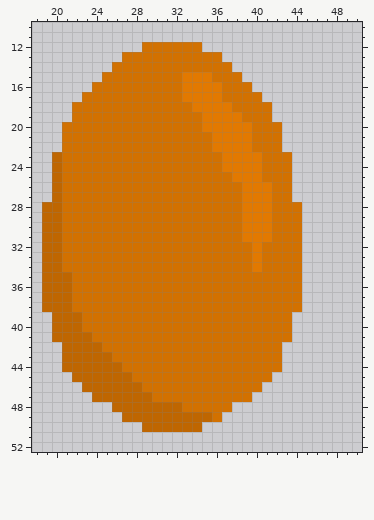
Edited in one commit: pixel-art sprite (assets/food/fruit.png). Above: the version before the commit.
The file is 64x64 pixels. Shown: x 18..50, y 10..52.
Now the later version:
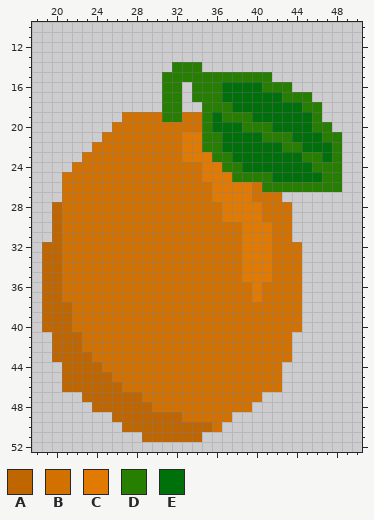
Palette (. is transparent): A #bf6600  B #d27100  C #e27900  D #267f00  E #00700b
From the commit log: better fruit graphic (has a leaf, so is obviously a fruit)
Change:
Changed rows in their new state; - is an unchanged pixel.
first column x 19:
12 ----------......--------------
13 --------..........------------
14 -------......DDD...-----------
15 ------......DDDDDDDDDDD-------
16 -----.......DD.DDDEEEEDDD-----
17 ----........DD.DDDEEEEEEDDD---
18 ---.........DD..DDDEEEEEEEDD--
19 ---.....----DD--DEDDDEEEEEED--
20 --.....---------DEEEDDDEEEEDD-
21 --....--------CCDDEEEEDDDEEEDD
22 --...---------CCDDEEEEEEDDEEED
23 -...----------CCCDDEEEEEEEDDED
24 -..-------------CCDDEEEEEEEDDD
25 -.--------------CCCDDDDEEEEEDD
26 -.---------------CCC-BDDDDDDDD
27 -.---------------CCC-BB-.-----
28 .-----------------CC--B--.----
29 .-----------------CC--B--.----
30 .------------------------.----
31 .------------------------.----
32 --------------------C-C-------
33 --------------------C-C-------
34 --------------------C-C-------
35 --B-----------------CCC-------
36 --B------------------C--------
37 --B------------------C--------
39 A--B---------------------B----
40 A--B---------------------B----
41 ----B-------------------------
42 -A--BB------------------B-----
43 -A---BB-----------------B-----
44 ------BB----------------------
45 --A----BB--------------B------
46 --AA----BB------------BB------
47 ----A-----B----------B--------
48 -----AA----BBB-----BB---------
49 -------A------BBB-B-----------
50 --------AA------AB------------
51 ----------AAAAAA--------------
Pixel boxes of the changes (left, top, right, bottom) in both pictures:
changed: (42, 42, 342, 442)
